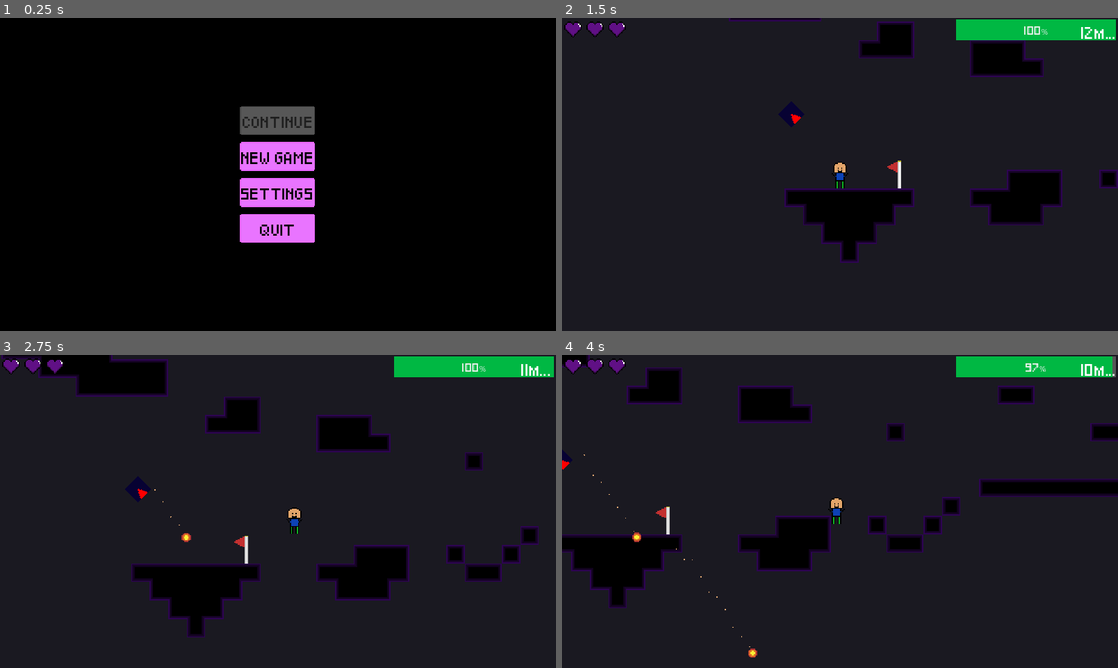
Above: before the commit, frames 1-4 (two rows, left to right).
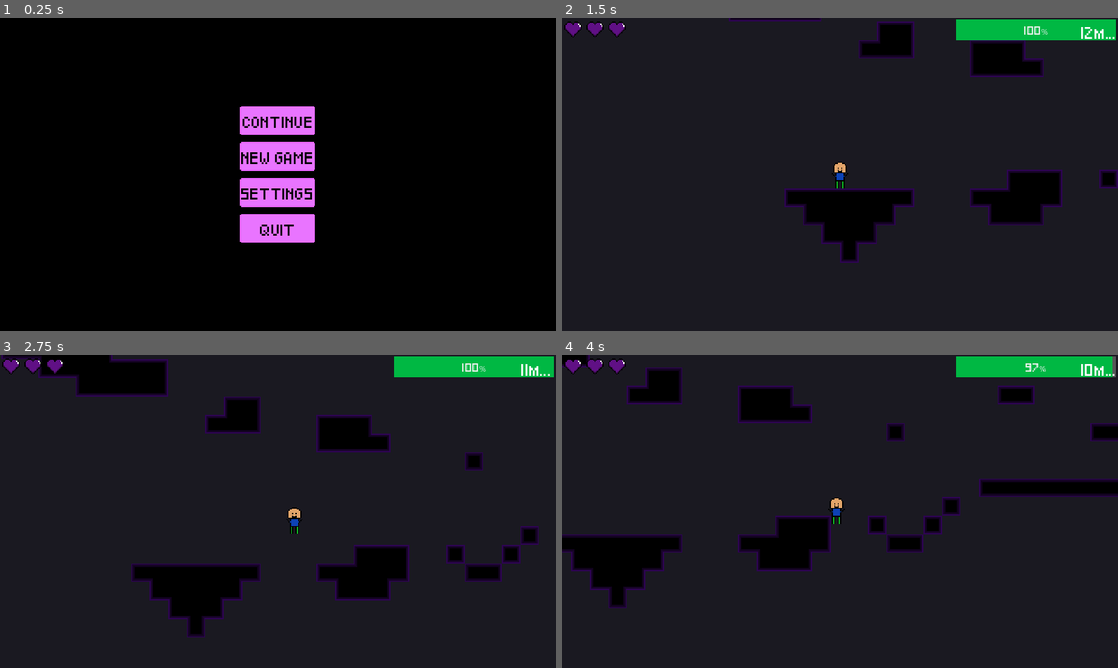
Above: after the commit, the same moments.

Repository: StormLight14/void-ascender
Game: Godot game, scene res://ui/menu/menu_ui.tscn
Same seed, same stepped clock (60 frames per second), same inputs: the game is played once before the commit and once after it.
Inputs:
- Up to frame 1 (0.25 s): no input
- Up to frame 2 (1.5 s): click "SETTINGS" at 0.5 s; click "NEW GAME" at 1.25 s
- Up to frame 3 (2.75 s): tap Enter at 2 s; hold D (right) from 2.03 s (still down); hold Shift (climb) from 2.03 s (still down); tap Space (jump) at 2.27 s
- Up to frame 4 (4 s): release Shift (climb) at 2.78 s; tap Shift (climb) at 2.85 s; tap Space (jump) at 3.02 s; release D (right) at 3.53 s; hold A (left) from 3.53 s (still down); hold Shift (climb) from 3.53 s (still down)

The runs differ from the first frame. In frame 1, 1.2% of the frame differs, in the area x 43-57%, y 28-38%; in frame 2, 0.1%; in frame 3, 0.2%; in frame 4, 0.2%.

Commit message:
start working on level select

Diff:
--- /dev/null
+++ b/Global.gd
@@ -0,0 +1,3 @@
+extends Node
+
+func save_game():
--- a/assets/themes/main/main_theme.tres
+++ b/assets/themes/main/main_theme.tres
@@ -1,8 +1,14 @@
-[gd_resource type="Theme" load_steps=4 format=3 uid="uid://cmdts4siji57p"]
+[gd_resource type="Theme" load_steps=6 format=3 uid="uid://cmdts4siji57p"]
 
 [ext_resource type="StyleBox" uid="uid://c2mosk06k33ve" path="res://assets/themes/main/disabled_nine.tres" id="1_dnerv"]
 [ext_resource type="StyleBox" uid="uid://tqoeokjn3i2l" path="res://assets/themes/main/black_nine.tres" id="2_mm7pt"]
 [ext_resource type="StyleBox" uid="uid://gwn7qlbhsqim" path="res://assets/themes/main/white_nine.tres" id="3_6eydf"]
+
+[sub_resource type="StyleBoxFlat" id="StyleBoxFlat_vbml8"]
+bg_color = Color(0.0823529, 0.0823529, 0.0823529, 1)
+
+[sub_resource type="StyleBoxFlat" id="StyleBoxFlat_1epqq"]
+bg_color = Color(0, 0, 0, 1)
 
 [resource]
 Button/colors/font_color = Color(0, 0, 0, 1)
@@ -10,9 +16,26 @@
 Button/colors/font_focus_color = Color(0.95, 0.95, 0.95, 1)
 Button/colors/font_hover_color = Color(1, 1, 1, 1)
 Button/colors/font_hover_pressed_color = Color(1, 1, 1, 1)
+Button/constants/h_separation = 12
 Button/font_sizes/font_size = 8
 Button/styles/disabled = ExtResource("1_dnerv")
 Button/styles/focus = ExtResource("2_mm7pt")
 Button/styles/hover = ExtResource("2_mm7pt")
 Button/styles/normal = ExtResource("3_6eydf")
 Button/styles/pressed = ExtResource("3_6eydf")
+TabBar/constants/h_separation = 8
+TabBar/font_sizes/font_size = 8
+TabContainer/colors/drop_mark_color = Color(1, 1, 1, 1)
+TabContainer/colors/font_disabled_color = Color(0.875, 0.875, 0.875, 0.5)
+TabContainer/colors/font_hovered_color = Color(0.95, 0.95, 0.95, 1)
+TabContainer/colors/font_outline_color = Color(1, 1, 1, 1)
+TabContainer/colors/font_selected_color = Color(0.95, 0.95, 0.95, 1)
+TabContainer/colors/font_unselected_color = Color(1, 1, 1, 1)
+TabContainer/font_sizes/font_size = 8
+TabContainer/styles/panel = SubResource("StyleBoxFlat_vbml8")
+TabContainer/styles/tab_disabled = ExtResource("3_6eydf")
+TabContainer/styles/tab_focus = ExtResource("2_mm7pt")
+TabContainer/styles/tab_hovered = ExtResource("3_6eydf")
+TabContainer/styles/tab_selected = ExtResource("2_mm7pt")
+TabContainer/styles/tab_unselected = ExtResource("3_6eydf")
+TabContainer/styles/tabbar_background = SubResource("StyleBoxFlat_1epqq")
--- a/level/level.tscn
+++ b/level/level.tscn
@@ -1,13 +1,11 @@
-[gd_scene load_steps=11 format=3 uid="uid://c8xrrjcryhhv"]
+[gd_scene load_steps=9 format=3 uid="uid://c8xrrjcryhhv"]
 
 [ext_resource type="PackedScene" uid="uid://bkhq4rsyosghj" path="res://player/player.tscn" id="1_5n6er"]
 [ext_resource type="Script" path="res://level/level.gd" id="1_oeuyb"]
 [ext_resource type="Texture2D" uid="uid://cahb5t01kmjrv" path="res://assets/tilesets/purple.png" id="2_fbx1f"]
 [ext_resource type="Texture2D" uid="uid://bltqveifrf3v8" path="res://assets/backgrounds/test.png" id="3_b0g8v"]
 [ext_resource type="PackedScene" uid="uid://dhfqf1k5qdvhv" path="res://hazards/void/void.tscn" id="4_581ep"]
-[ext_resource type="PackedScene" uid="uid://bvtb88luepxkq" path="res://hazards/fireball/fireball_spawner.tscn" id="6_fpg5p"]
 [ext_resource type="PackedScene" uid="uid://b2odctsxydwgo" path="res://ui/game_ui.tscn" id="7_00mnn"]
-[ext_resource type="PackedScene" uid="uid://q1446pk3jgsj" path="res://level/checkpoint.tscn" id="8_v02cl"]
 
 [sub_resource type="TileSetAtlasSource" id="TileSetAtlasSource_gvql2"]
 texture = ExtResource("2_fbx1f")
@@ -537,18 +535,7 @@
 
 [node name="Hazards" type="Node2D" parent="."]
 
-[node name="FireballSpawner" parent="Hazards" instance=ExtResource("6_fpg5p")]
-position = Vector2(-42, -48)
-direction = Vector2(1, 1)
-spawn_delay = 1
-
 [node name="Checkpoints" type="Node2D" parent="."]
-
-[node name="Checkpoint" parent="Checkpoints" instance=ExtResource("8_v02cl")]
-position = Vector2(49, 4)
-
-[node name="Checkpoint2" parent="Checkpoints" instance=ExtResource("8_v02cl")]
-position = Vector2(-232, -220)
 
 [node name="Player" parent="." instance=ExtResource("1_5n6er")]
 unique_name_in_owner = true
--- /dev/null
+++ b/ui/level_select.gd
@@ -0,0 +1,11 @@
+extends Control
+
+
+# Called when the node enters the scene tree for the first time.
+func _ready():
+	pass # Replace with function body.
+
+
+# Called every frame. 'delta' is the elapsed time since the previous frame.
+func _process(delta):
+	pass
--- /dev/null
+++ b/ui/level_select.tscn
@@ -0,0 +1,51 @@
+[gd_scene load_steps=2 format=3 uid="uid://cnby7a6aqmg2w"]
+
+[ext_resource type="Script" path="res://ui/level_select.gd" id="1_wog0r"]
+
+[node name="LevelSelect" type="Control"]
+layout_mode = 3
+anchors_preset = 15
+anchor_right = 1.0
+anchor_bottom = 1.0
+grow_horizontal = 2
+grow_vertical = 2
+script = ExtResource("1_wog0r")
+
+[node name="ColorRect" type="ColorRect" parent="."]
+layout_mode = 1
+anchors_preset = 15
+anchor_right = 1.0
+anchor_bottom = 1.0
+grow_horizontal = 2
+grow_vertical = 2
+color = Color(0, 0, 0, 1)
+
+[node name="LevelButtons" type="HBoxContainer" parent="."]
+layout_mode = 1
+anchors_preset = 10
+anchor_right = 1.0
+offset_bottom = 24.0
+grow_horizontal = 2
+
+[node name="CenterContainer" type="CenterContainer" parent="."]
+layout_mode = 1
+anchors_preset = 12
+anchor_top = 1.0
+anchor_right = 1.0
+anchor_bottom = 1.0
+offset_top = -37.0
+offset_bottom = -10.0
+grow_horizontal = 2
+grow_vertical = 0
+
+[node name="HBoxContainer" type="HBoxContainer" parent="CenterContainer"]
+layout_mode = 2
+
+[node name="Play" type="Button" parent="CenterContainer/HBoxContainer"]
+custom_minimum_size = Vector2(120, 30)
+layout_mode = 2
+text = "START FROM BEGINNING"
+
+[node name="Button" type="Button" parent="CenterContainer/HBoxContainer"]
+layout_mode = 2
+text = "CONTINUE FROM CHECKPOINT"
--- a/ui/menu/menu_ui.gd
+++ b/ui/menu/menu_ui.gd
@@ -4,7 +4,7 @@
 	get_tree().change_scene_to_file("res://level/level.tscn")
 
 func _on_continue_pressed():
-	pass # Replace with function body
+	get_tree().change_scene_to_file("res://ui/level_select.tscn")
 
 func _on_settings_pressed():
 	pass # Replace with function body.
--- a/ui/menu/menu_ui.tscn
+++ b/ui/menu/menu_ui.tscn
@@ -32,10 +32,9 @@
 [node name="VBoxContainer" type="VBoxContainer" parent="CenterContainer"]
 layout_mode = 2
 
-[node name="Continue" type="Button" parent="CenterContainer/VBoxContainer"]
+[node name="LevelSelect" type="Button" parent="CenterContainer/VBoxContainer"]
 layout_mode = 2
 theme = ExtResource("2_bl1fl")
-disabled = true
 text = "CONTINUE"
 
 [node name="NewGame" type="Button" parent="CenterContainer/VBoxContainer"]
@@ -53,7 +52,7 @@
 theme = ExtResource("2_bl1fl")
 text = "QUIT"
 
-[connection signal="pressed" from="CenterContainer/VBoxContainer/Continue" to="." method="_on_continue_pressed"]
+[connection signal="pressed" from="CenterContainer/VBoxContainer/LevelSelect" to="." method="_on_continue_pressed"]
 [connection signal="pressed" from="CenterContainer/VBoxContainer/NewGame" to="." method="_on_new_game_pressed"]
 [connection signal="pressed" from="CenterContainer/VBoxContainer/Settings" to="." method="_on_settings_pressed"]
 [connection signal="pressed" from="CenterContainer/VBoxContainer/Quit" to="." method="_on_quit_pressed"]
--- /dev/null
+++ b/ui/settings.tscn
@@ -0,0 +1,9 @@
+[gd_scene format=3 uid="uid://6ifua5de1840"]
+
+[node name="Settings" type="Control"]
+layout_mode = 3
+anchors_preset = 15
+anchor_right = 1.0
+anchor_bottom = 1.0
+grow_horizontal = 2
+grow_vertical = 2
